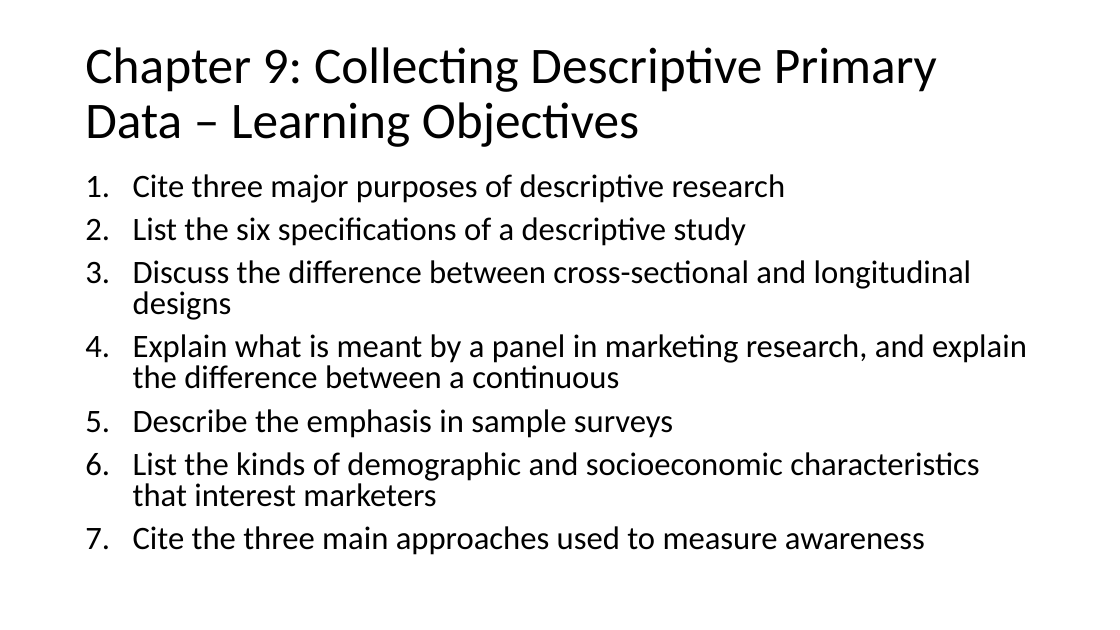
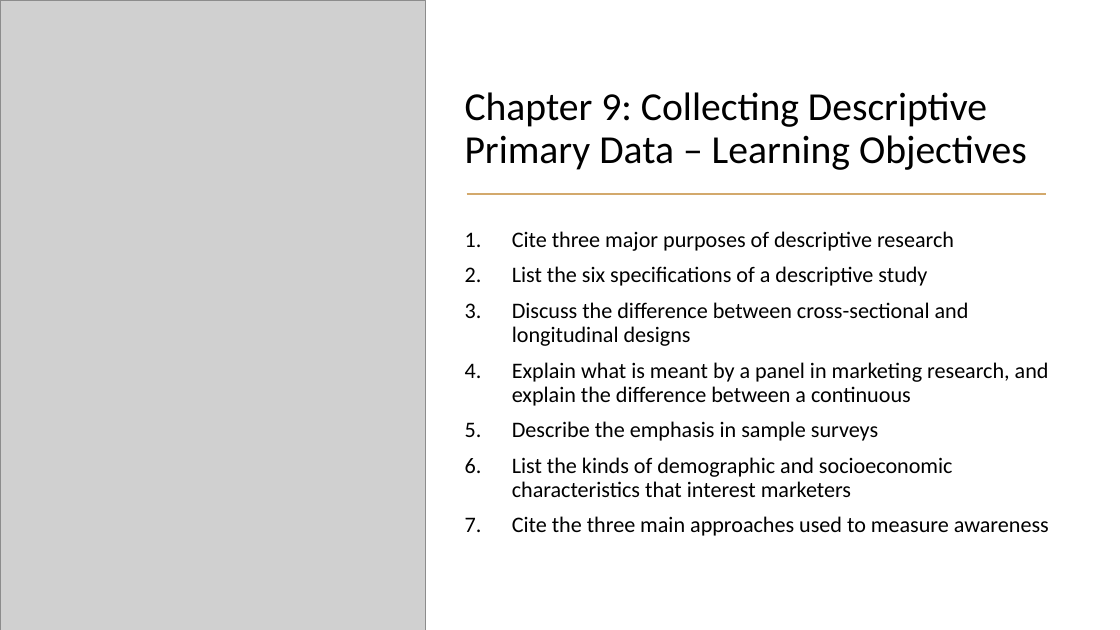
Before and after one commit to mikenguyen13/mar4050, a slide deck: slide 3 of lectures/5/1_Research Presentation.pptx. Drawn at 1120x630 pixels with LibreOffice and Linux fonts; fonts in the diff are those of the drawing; grey boxes stand for pictures. Boxes give left, top, right and bottom in pixels: in the first picture for what was removed or moved away, otherwise in the second. Text is boxed around its words. In the diff, an @@ line names an element or a change of style, - is before the commit and + after.

```diff
--- a/lectures/5/1_Research Presentation.pptx
+++ b/lectures/5/1_Research Presentation.pptx
@@ picture added at box(0, 0, 426, 630) @@
@@ title "Chapter 9: Collecting Descriptive Primary ...": place and size @@
-title "Chapter 9: Collecting Descriptive Primary ..." at box(85, 47, 937, 147)
+title "Chapter 9: Collecting Descriptive Primary ..." at box(465, 92, 1027, 170)
@@ title "Chapter 9: Collecting Descriptive Primary ..." at box(465, 92, 1027, 170): size 44 to 34 pt; vertical alignment middle to bottom @@
@@ line added from (467, 194) to (1047, 194), #D3A96C 1.5 pt @@
@@ text "Cite three major purposes of ...": place and size @@
-text "Cite three major purposes of ..." at box(133, 174, 1027, 555)
+text "Cite three major purposes of ..." at box(512, 231, 1049, 536)
@@ text "Cite three major purposes of ..." at box(512, 231, 1049, 536): size 28 to 19 pt; line spacing 0.8 to 0.9 @@
```
Also in this commit, not shown: 9 other slides changed, 12 other files.
